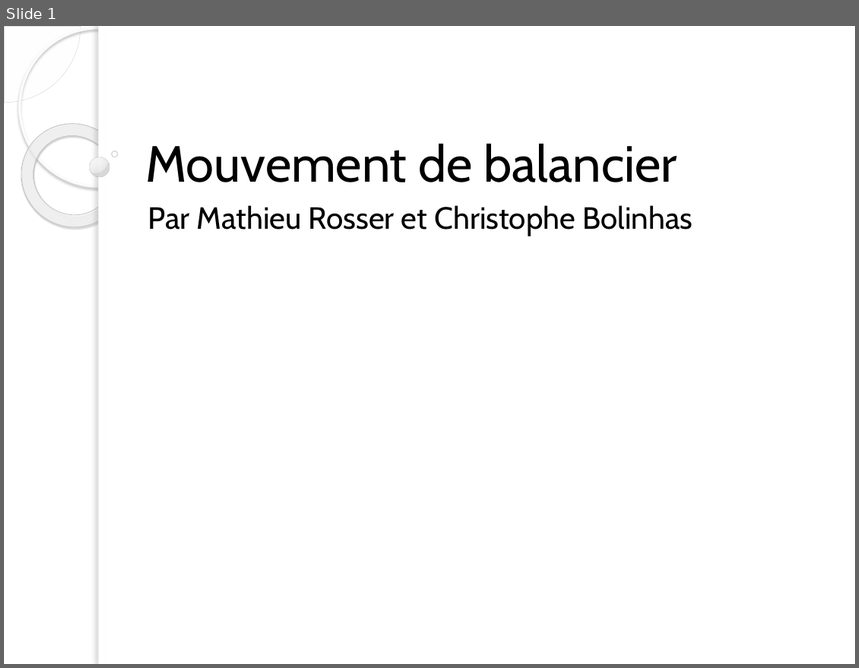
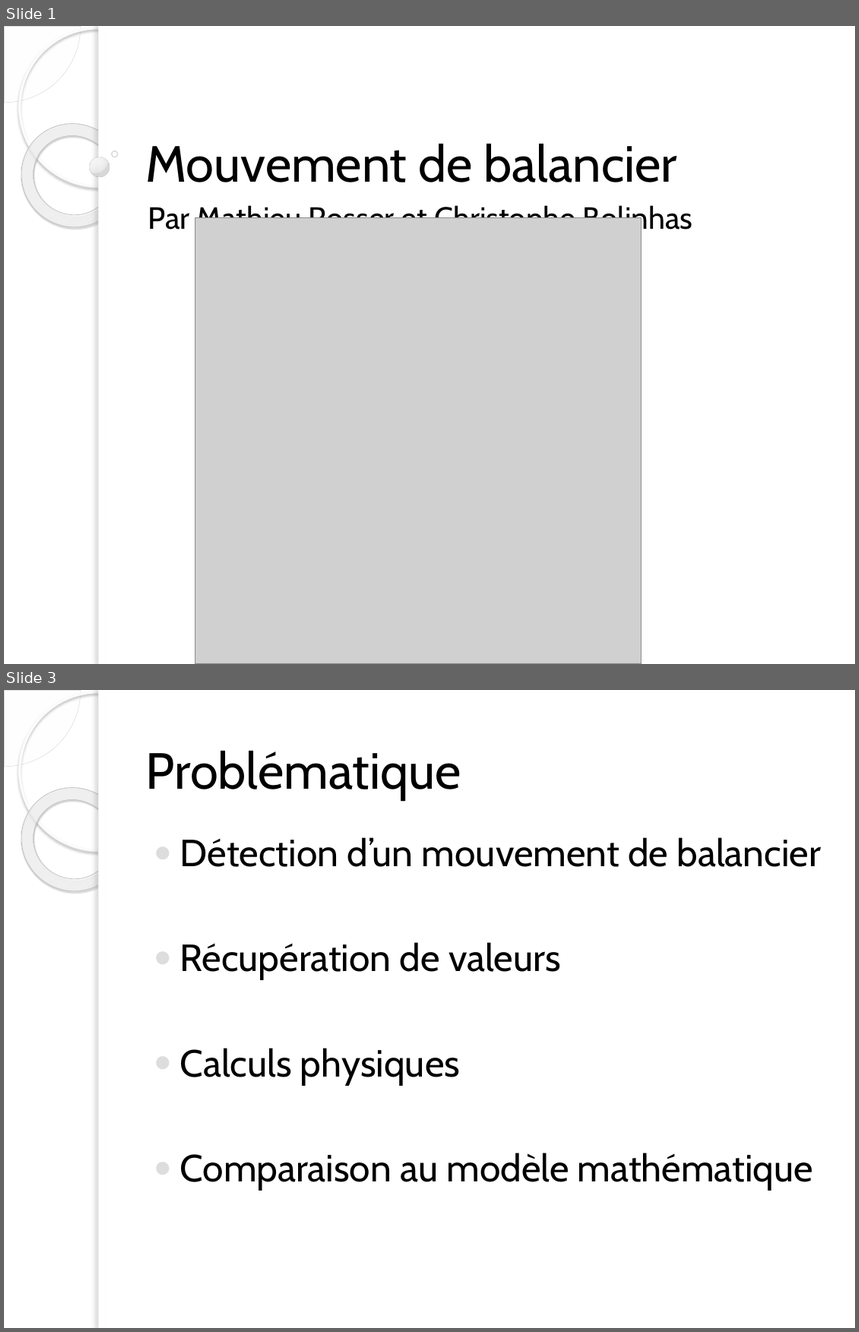
Before and after one commit to ChristopheBolinhas/Balancier, a slide deck: Présentation.pptx. Shown one above the other, each under a label of ours: slide 1 before the commit, slides 1 and 3 after it; the slides between them are not shown. The pictures are 859x668 and 859x1332 pixels, drawn with LibreOffice and Linux fonts; fonts in the diff are those of the drawing; grey boxes stand for pictures; background and template pictures are left out. Boxes give left, top, right and bottom in pixels: in the first picture for what was removed or moved away, otherwise in the second. Text is boxed around its words. In the diff, an @@ line names an element or a change of style, - is before the commit and + after.

```diff
--- a/Présentation.pptx
+++ b/Présentation.pptx
@@ slide 3 added at (4, 690, 855, 1328), background picture (left out); not listed: 5 template elements that a slide beside it also shows @@
@@ title added at (146, 750, 462, 800), 43 pt, text #000000 @@
+Problématique
@@ text added at (180, 837, 822, 1189), 32 pt, text #000000 @@
+● Détection d’un mouvement de balancier
+● Récupération de valeurs
+● Calculs physiques
+● Comparaison au modèle mathématique
@@ slide 1 changed as well @@
@@ picture added at (195, 218, 642, 664) @@
```
Also in this commit, not shown: 17 other slides added, 6 other files.
